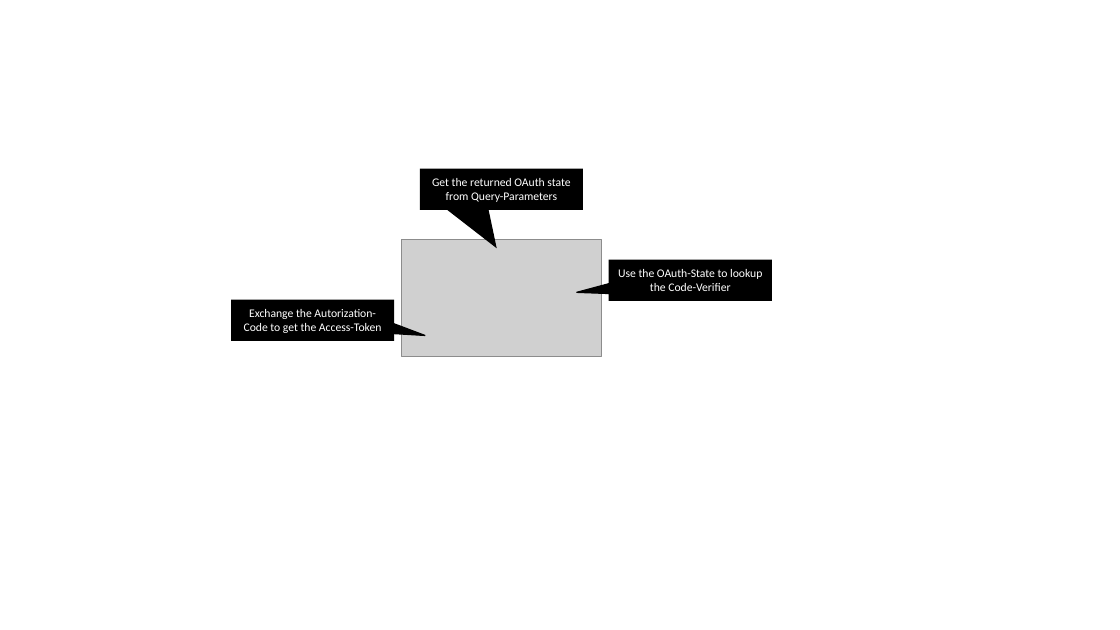
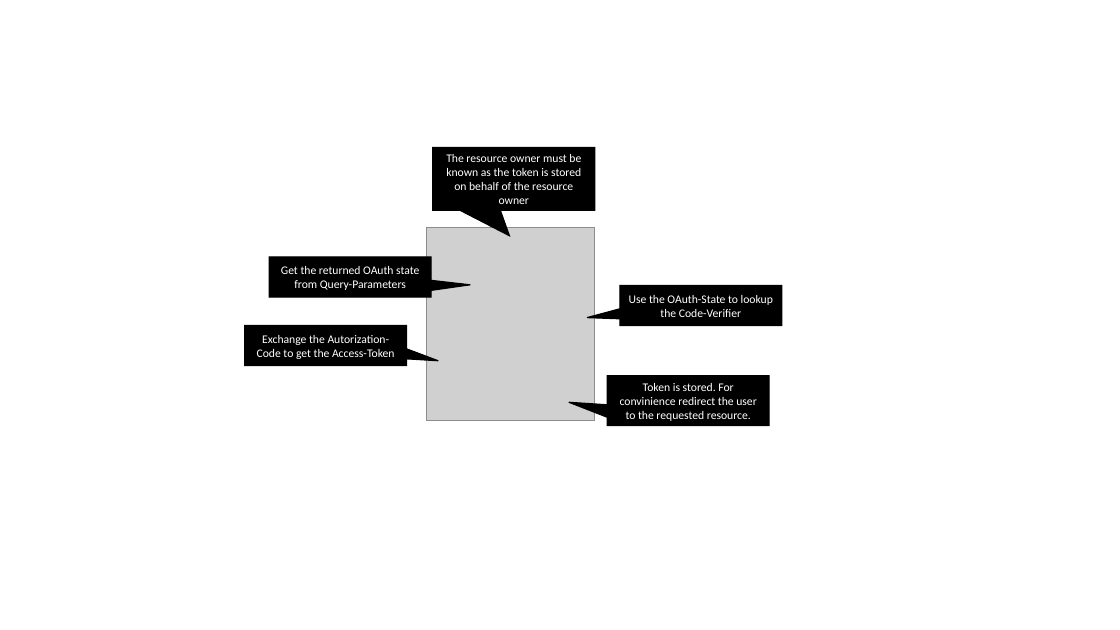
Before and after one commit to Axway-API-Management-Plus/oauth-pkce, a slide deck: slide 3 of lib/images/OAuth-PKCE-Image-Source.pptx (slide 2 before the commit). Drawn at 1120x630 pixels with LibreOffice and Linux fonts; fonts in the diff are those of the drawing; grey boxes stand for pictures. Boxes give left, top, right and bottom in pixels: in the first picture for what was removed or moved away, otherwise in the second. Text is boxed around its words. In the diff, an @@ line names an element or a change of style, - is before the commit and + after.

```diff
--- a/lib/images/OAuth-PKCE-Image-Source.pptx
+++ b/lib/images/OAuth-PKCE-Image-Source.pptx
@@ speech box added at (x1=433, y1=148, x2=595, y2=211), fill #000000, outline #000000 1 pt, 10 pt, text #FFFFFF @@
+The resource owner must be known as the token is stored on behalf of the resource owner
@@ picture resized from (x1=402, y1=239, x2=601, y2=356) to (x1=427, y1=228, x2=595, y2=421) @@
@@ speech box "Get the returned OAuth state ..." moved from (x1=421, y1=169, x2=583, y2=209) to (x1=270, y1=257, x2=432, y2=297) @@
@@ speech box "Get the returned OAuth state ..." at (x1=270, y1=257, x2=432, y2=297): proportions changed @@
@@ speech box "Use the OAuth-State to lookup ..." moved from (x1=609, y1=260, x2=771, y2=301) to (x1=620, y1=286, x2=782, y2=326) @@
@@ speech box "Exchange the Autorization-Code to get ..." moved from (x1=232, y1=300, x2=394, y2=340) to (x1=245, y1=325, x2=407, y2=365) @@
@@ speech box added at (x1=607, y1=376, x2=770, y2=425), fill #000000, outline #000000 1 pt, 10 pt, text #FFFFFF @@
+Token is stored. For convinience redirect the user to the requested resource.
```
Also in this commit, not shown: 1 slide added, 1 other file.
